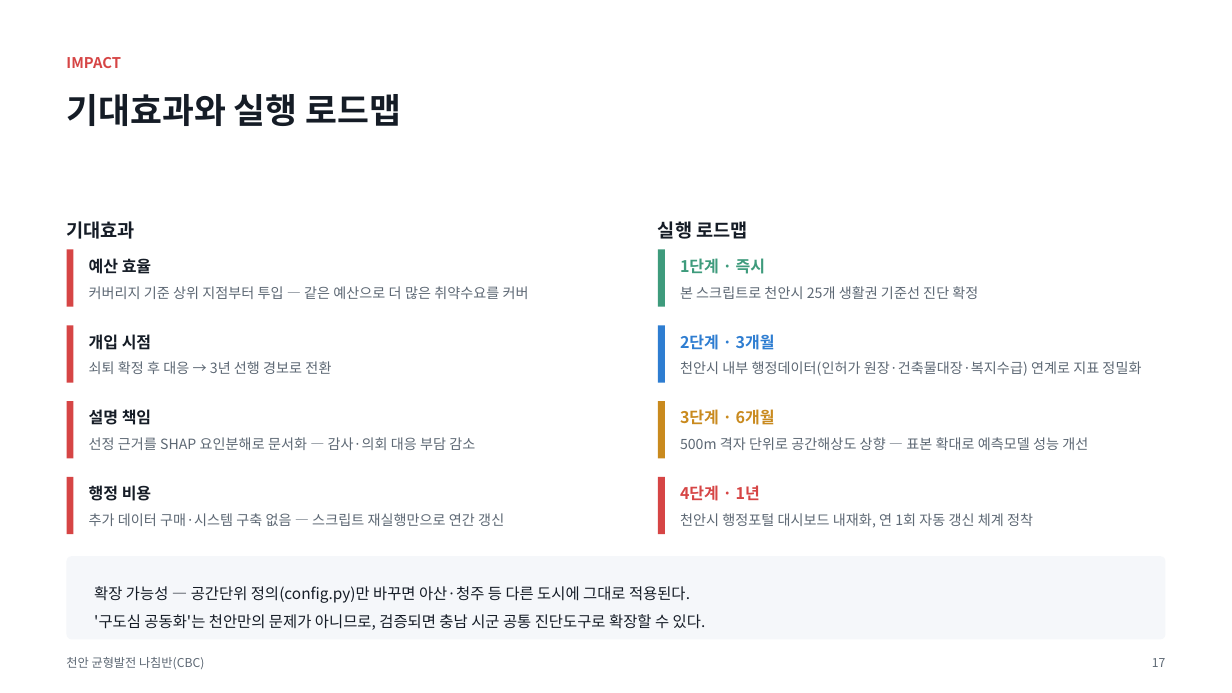
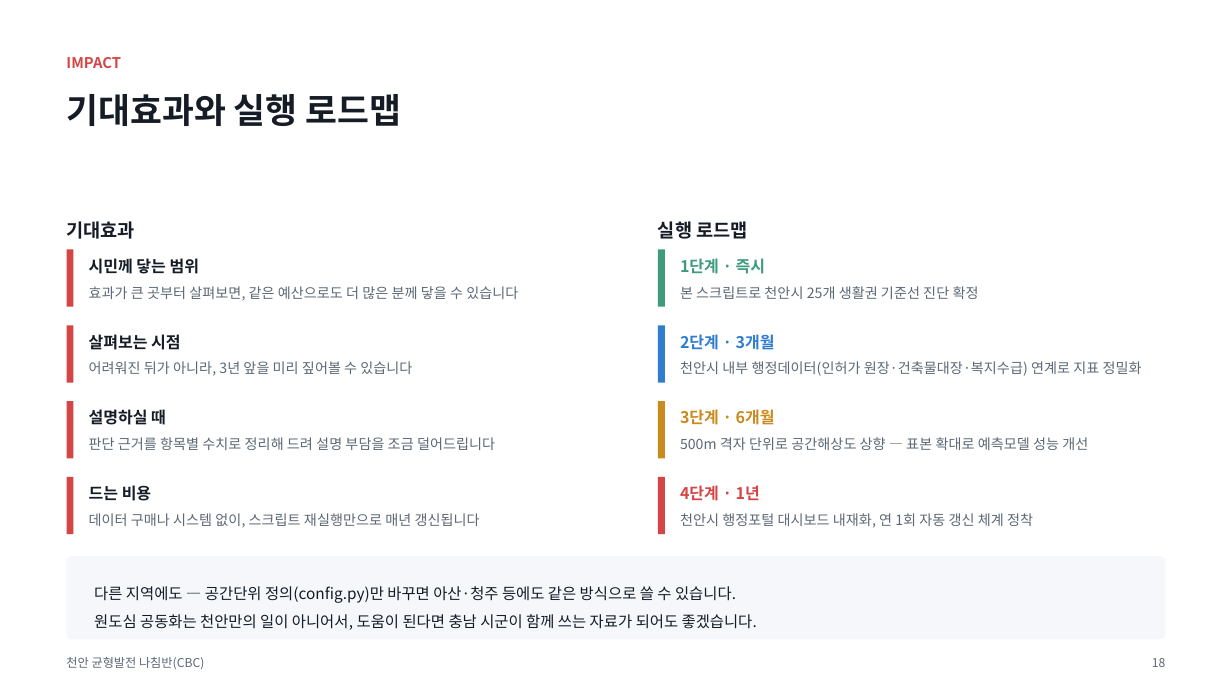
Before and after one commit to BioCode67/2026-AI-, a slide deck: slide 19 of deliverables/기획서_천안균형발전나침반_CBC.pptx (slide 18 before the commit). Drawn at 1232x693 pixels with LibreOffice and Linux fonts; fonts in the diff are those of the drawing. Boxes give left, top, right and bottom in pixels: in the first picture for what was removed or moved away, otherwise in the second. Text is boxed around its words. In the diff, an @@ line names an element or a change of style, - is before the commit and + after.

```diff
--- a/deliverables/기획서_천안균형발전나침반_CBC.pptx
+++ b/deliverables/기획서_천안균형발전나침반_CBC.pptx
@@ text at <box>89,258,199,274</box>: text changed @@
-예산 효율
+시민께 닿는 범위
@@ text at <box>89,286,518,301</box>: text changed @@
-커버리지 기준 상위 지점부터 투입 — 같은 예산으로 더 많은 취약수요를 커버
+효과가 큰 곳부터 살펴보면, 같은 예산으로도 더 많은 분께 닿을 수 있습니다
@@ text at <box>89,334,181,350</box>: text changed @@
-개입 시점
+살펴보는 시점
@@ text at <box>89,361,412,376</box>: text changed @@
-쇠퇴 확정 후 대응 → 3년 선행 경보로 전환
+어려워진 뒤가 아니라, 3년 앞을 미리 짚어볼 수 있습니다
@@ text at <box>89,409,166,425</box>: text changed @@
-설명 책임
+설명하실 때
@@ text at <box>89,437,495,450</box>: text changed @@
-선정 근거를 SHAP 요인분해로 문서화 — 감사·의회 대응 부담 감소
+판단 근거를 항목별 수치로 정리해 드려 설명 부담을 조금 덜어드립니다
@@ text at <box>89,485,152,501</box>: text changed @@
-행정 비용
+드는 비용
@@ text at <box>89,513,480,528</box>: text changed @@
-추가 데이터 구매·시스템 구축 없음 — 스크립트 재실행만으로 연간 갱신
+데이터 구매나 시스템 없이, 스크립트 재실행만으로 매년 갱신됩니다
@@ text at <box>94,586,757,630</box>: text changed @@
-확장 가능성 — 공간단위 정의(config.py)만 바꾸면 아산·청주 등 다른 도시에 그대로 적용된다.
-'구도심 공동화'는 천안만의 문제가 아니므로, 검증되면 충남 시군 공통 진단도구로 확장할 수 있다.
+다른 지역에도 — 공간단위 정의(config.py)만 바꾸면 아산·청주 등에도 같은 방식으로 쓸 수 있습니다.
+원도심 공동화는 천안만의 일이 아니어서, 도움이 된다면 충남 시군이 함께 쓰는 자료가 되어도 좋겠습니다.
@@ text at <box>1152,658,1165,667</box>: text changed @@
-17
+18
```
Also in this commit, not shown: 10 other slides changed, 1 slide added, 4 other files.
